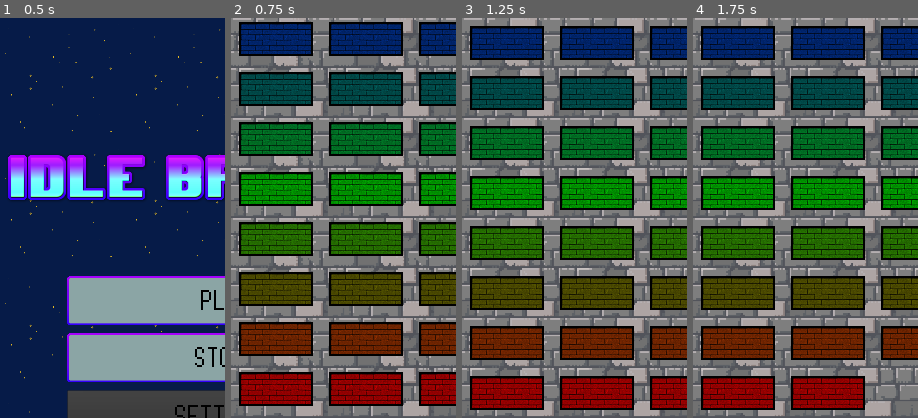
Above: before the commit, frames 1-4 (left to right).
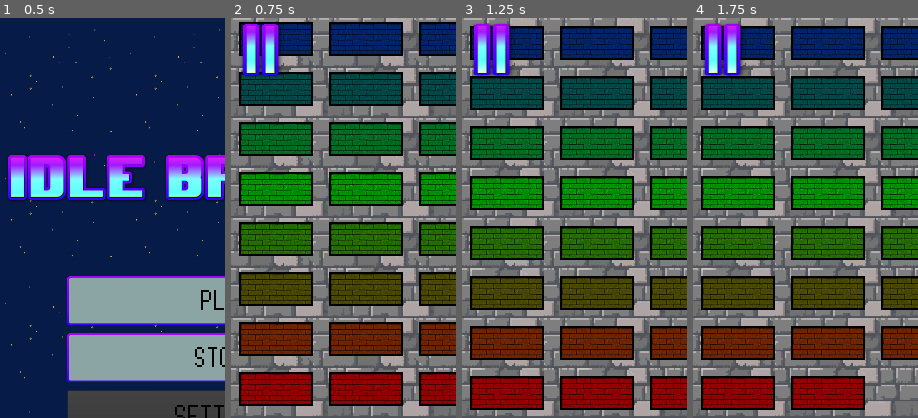
Above: after the commit, the same moments.

Repository: Thallium204/Breakout
Game: Godot game, scene res://Scenes/Menu.tscn
The game is run twice, just before and just after one commit, with the same random seed, the same clock (stepped at 60 frames per second) and the same inputs. Sound files missing from this copy of the repository are replaced by a short silence.
Inputs (mouse positions are % of the whole screen's width and height, from its top left):
- Up to frame 1 (0.5 s): no input
- Up to frame 2 (0.75 s): click "Play" at 0.5 s
- Up to frame 3 (1.25 s): no input
- Up to frame 4 (1.75 s): move the mouse to (72, 45) at 1.27 s; click (72, 45) at 1.42 s
The pictures show only the part of the screen within x 0-50%, y 0-50%; the shares and areas given below are measured in that part.

Frame 1 is identical in both runs. In frame 2, 2.1% of the frame differs, in the area x 4-23%, y 1-15%; in frame 3, 2.1%; in frame 4, 2.1%.

Commit message:
started implementing pause mechanic

Diff:
--- a/Scenes/Game.tscn
+++ b/Scenes/Game.tscn
@@ -9,12 +9,446 @@
 [ext_resource path="res://Scripts/popupGameOver.gd" type="Script" id=7]
 [ext_resource path="res://Scenes/contScores.tscn" type="PackedScene" id=8]
 [ext_resource path="res://Themes/themeMenu.tres" type="Theme" id=9]
+[ext_resource path="res://Assets/Images/pause.png" type="Texture" id=10]
+[ext_resource path="res://Fonts/voxilent.ttf" type="DynamicFontData" id=11]
+[ext_resource path="res://Scripts/popupPaused.gd" type="Script" id=12]
+[ext_resource path="res://Themes/resButton.tres" type="StyleBox" id=13]
 
 [sub_resource type="RectangleShape2D" id=1]
 extents = Vector2( 540, 1 )
 
 [sub_resource type="RectangleShape2D" id=2]
 extents = Vector2( 1, 960 )
+
+[sub_resource type="DynamicFont" id=3]
+size = 60
+font_data = ExtResource( 11 )
+
+[sub_resource type="DynamicFont" id=5]
+size = 50
+font_data = ExtResource( 11 )
+
+[sub_resource type="Theme" id=4]
+default_font = SubResource( 5 )
+Button/colors/font_color = Color( 0, 0, 0, 1 )
+Button/colors/font_color_disabled = Color( 0, 0, 0, 1 )
+Button/colors/font_color_hover = Color( 0, 0, 0, 1 )
+Button/colors/font_color_pressed = Color( 0, 0, 0, 1 )
+Button/constants/hseparation = 2
+Button/fonts/font = null
+Button/styles/disabled = null
+Button/styles/focus = null
+Button/styles/hover = ExtResource( 13 )
+Button/styles/normal = ExtResource( 13 )
+Button/styles/pressed = null
+CheckBox/colors/font_color = Color( 0, 0, 0, 1 )
+CheckBox/colors/font_color_disabled = Color( 0, 0, 0, 1 )
+CheckBox/colors/font_color_hover = Color( 0, 0, 0, 1 )
+CheckBox/colors/font_color_hover_pressed = Color( 0, 0, 0, 1 )
+CheckBox/colors/font_color_pressed = Color( 0, 0, 0, 1 )
+CheckBox/constants/check_vadjust = 0
+CheckBox/constants/hseparation = 4
+CheckBox/fonts/font = null
+CheckBox/icons/checked = null
+CheckBox/icons/radio_checked = null
+CheckBox/icons/radio_unchecked = null
+CheckBox/icons/unchecked = null
+CheckBox/styles/disabled = null
+CheckBox/styles/focus = null
+CheckBox/styles/hover = null
+CheckBox/styles/hover_pressed = null
+CheckBox/styles/normal = null
+CheckBox/styles/pressed = null
+CheckButton/colors/font_color = Color( 0, 0, 0, 1 )
+CheckButton/colors/font_color_disabled = Color( 0, 0, 0, 1 )
+CheckButton/colors/font_color_hover = Color( 0, 0, 0, 1 )
+CheckButton/colors/font_color_hover_pressed = Color( 0, 0, 0, 1 )
+CheckButton/colors/font_color_pressed = Color( 0, 0, 0, 1 )
+CheckButton/constants/check_vadjust = 0
+CheckButton/constants/hseparation = 4
+CheckButton/fonts/font = null
+CheckButton/icons/off = null
+CheckButton/icons/off_disabled = null
+CheckButton/icons/on = null
+CheckButton/icons/on_disabled = null
+CheckButton/styles/disabled = null
+CheckButton/styles/focus = null
+CheckButton/styles/hover = null
+CheckButton/styles/hover_pressed = null
+CheckButton/styles/normal = null
+CheckButton/styles/pressed = null
+ColorPicker/constants/h_width = 30
+ColorPicker/constants/label_width = 10
+ColorPicker/constants/margin = 4
+ColorPicker/constants/sv_height = 256
+ColorPicker/constants/sv_width = 256
+ColorPicker/icons/add_preset = null
+ColorPicker/icons/color_hue = null
+ColorPicker/icons/color_sample = null
+ColorPicker/icons/overbright_indicator = null
+ColorPicker/icons/preset_bg = null
+ColorPicker/icons/screen_picker = null
+ColorPickerButton/colors/font_color = Color( 0, 0, 0, 1 )
+ColorPickerButton/colors/font_color_disabled = Color( 0, 0, 0, 1 )
+ColorPickerButton/colors/font_color_hover = Color( 0, 0, 0, 1 )
+ColorPickerButton/colors/font_color_pressed = Color( 0, 0, 0, 1 )
+ColorPickerButton/constants/hseparation = 2
+ColorPickerButton/fonts/font = null
+ColorPickerButton/icons/bg = null
+ColorPickerButton/styles/disabled = null
+ColorPickerButton/styles/focus = null
+ColorPickerButton/styles/hover = null
+ColorPickerButton/styles/normal = null
+ColorPickerButton/styles/pressed = null
+Dialogs/constants/button_margin = 32
+Dialogs/constants/margin = 8
+FileDialog/colors/file_icon_modulate = Color( 0, 0, 0, 1 )
+FileDialog/colors/files_disabled = Color( 0, 0, 0, 1 )
+FileDialog/colors/folder_icon_modulate = Color( 0, 0, 0, 1 )
+FileDialog/icons/file = null
+FileDialog/icons/folder = null
+FileDialog/icons/parent_folder = null
+FileDialog/icons/reload = null
+FileDialog/icons/toggle_hidden = null
+Fonts/fonts/large = null
+Fonts/fonts/normal = null
+GraphEdit/colors/activity = Color( 0, 0, 0, 1 )
+GraphEdit/colors/grid_major = Color( 0, 0, 0, 1 )
+GraphEdit/colors/grid_minor = Color( 0, 0, 0, 1 )
+GraphEdit/colors/selection_fill = Color( 0, 0, 0, 1 )
+GraphEdit/colors/selection_stroke = Color( 0, 0, 0, 1 )
+GraphEdit/constants/bezier_len_neg = 160
+GraphEdit/constants/bezier_len_pos = 80
+GraphEdit/constants/port_grab_distance_horizontal = 48
+GraphEdit/constants/port_grab_distance_vertical = 6
+GraphEdit/icons/minus = null
+GraphEdit/icons/more = null
+GraphEdit/icons/reset = null
+GraphEdit/icons/snap = null
+GraphEdit/styles/bg = null
+GraphNode/colors/close_color = Color( 0, 0, 0, 1 )
+GraphNode/colors/resizer_color = Color( 0, 0, 0, 1 )
+GraphNode/colors/title_color = Color( 0, 0, 0, 1 )
+GraphNode/constants/close_offset = 18
+GraphNode/constants/port_offset = 3
+GraphNode/constants/separation = 1
+GraphNode/constants/title_offset = 20
+GraphNode/fonts/title_font = null
+GraphNode/icons/close = null
+GraphNode/icons/port = null
+GraphNode/icons/resizer = null
+GraphNode/styles/breakpoint = null
+GraphNode/styles/comment = null
+GraphNode/styles/commentfocus = null
+GraphNode/styles/defaultfocus = null
+GraphNode/styles/defaultframe = null
+GraphNode/styles/frame = null
+GraphNode/styles/position = null
+GraphNode/styles/selectedframe = null
+GridContainer/constants/hseparation = 4
+GridContainer/constants/vseparation = 4
+HBoxContainer/constants/separation = 4
+HScrollBar/icons/decrement = null
+HScrollBar/icons/decrement_highlight = null
+HScrollBar/icons/increment = null
+HScrollBar/icons/increment_highlight = null
+HScrollBar/styles/grabber = null
+HScrollBar/styles/grabber_highlight = null
+HScrollBar/styles/grabber_pressed = null
+HScrollBar/styles/scroll = null
+HScrollBar/styles/scroll_focus = null
+HSeparator/constants/separation = 4
+HSeparator/styles/separator = null
+HSlider/icons/grabber = null
+HSlider/icons/grabber_disabled = null
+HSlider/icons/grabber_highlight = null
+HSlider/icons/tick = null
+HSlider/styles/grabber_area = null
+HSlider/styles/grabber_area_highlight = null
+HSlider/styles/slider = null
+HSplitContainer/constants/autohide = 1
+HSplitContainer/constants/separation = 12
+HSplitContainer/icons/grabber = null
+HSplitContainer/styles/bg = null
+Icons/icons/close = null
+ItemList/colors/font_color = Color( 0, 0, 0, 1 )
+ItemList/colors/font_color_selected = Color( 0, 0, 0, 1 )
+ItemList/colors/guide_color = Color( 0, 0, 0, 1 )
+ItemList/constants/hseparation = 4
+ItemList/constants/icon_margin = 4
+ItemList/constants/line_separation = 2
+ItemList/constants/vseparation = 2
+ItemList/fonts/font = null
+ItemList/styles/bg = null
+ItemList/styles/bg_focus = null
+ItemList/styles/cursor = null
+ItemList/styles/cursor_unfocused = null
+ItemList/styles/selected = null
+ItemList/styles/selected_focus = null
+Label/colors/font_color = Color( 0, 0, 0, 1 )
+Label/colors/font_color_shadow = Color( 0, 0, 0, 1 )
+Label/colors/font_outline_modulate = Color( 0, 0, 0, 1 )
+Label/constants/line_spacing = 3
+Label/constants/shadow_as_outline = 0
+Label/constants/shadow_offset_x = 1
+Label/constants/shadow_offset_y = 1
+Label/fonts/font = SubResource( 3 )
+Label/styles/normal = null
+LineEdit/colors/clear_button_color = Color( 0, 0, 0, 1 )
+LineEdit/colors/clear_button_color_pressed = Color( 0, 0, 0, 1 )
+LineEdit/colors/cursor_color = Color( 0, 0, 0, 1 )
+LineEdit/colors/font_color = Color( 0, 0, 0, 1 )
+LineEdit/colors/font_color_selected = Color( 0, 0, 0, 1 )
+LineEdit/colors/font_color_uneditable = Color( 0, 0, 0, 1 )
+LineEdit/colors/selection_color = Color( 0, 0, 0, 1 )
+LineEdit/constants/minimum_spaces = 12
+LineEdit/fonts/font = null
+LineEdit/icons/clear = null
+LineEdit/styles/focus = null
+LineEdit/styles/normal = null
+LineEdit/styles/read_only = null
+LinkButton/colors/font_color = Color( 0, 0, 0, 1 )
+LinkButton/colors/font_color_hover = Color( 0, 0, 0, 1 )
+LinkButton/colors/font_color_pressed = Color( 0, 0, 0, 1 )
+LinkButton/constants/underline_spacing = 2
+LinkButton/fonts/font = null
+LinkButton/styles/focus = null
+MarginContainer/constants/margin_bottom = 0
+MarginContainer/constants/margin_left = 0
+MarginContainer/constants/margin_right = 0
+MarginContainer/constants/margin_top = 0
+MenuButton/colors/font_color = Color( 0, 0, 0, 1 )
+MenuButton/colors/font_color_disabled = Color( 0, 0, 0, 1 )
+MenuButton/colors/font_color_hover = Color( 0, 0, 0, 1 )
+MenuButton/colors/font_color_pressed = Color( 0, 0, 0, 1 )
+MenuButton/constants/hseparation = 3
+MenuButton/fonts/font = null
+MenuButton/styles/disabled = null
+MenuButton/styles/focus = null
+MenuButton/styles/hover = null
+MenuButton/styles/normal = null
+MenuButton/styles/pressed = null
+OptionButton/colors/font_color = Color( 0, 0, 0, 1 )
+OptionButton/colors/font_color_disabled = Color( 0, 0, 0, 1 )
+OptionButton/colors/font_color_hover = Color( 0, 0, 0, 1 )
+OptionButton/colors/font_color_pressed = Color( 0, 0, 0, 1 )
+OptionButton/constants/arrow_margin = 2
+OptionButton/constants/hseparation = 2
+OptionButton/fonts/font = null
+OptionButton/icons/arrow = null
+OptionButton/styles/disabled = null
+OptionButton/styles/focus = null
+OptionButton/styles/hover = null
+OptionButton/styles/normal = null
+OptionButton/styles/pressed = null
+Panel/styles/panel = null
+PanelContainer/styles/panel = null
+PopupDialog/styles/panel = ExtResource( 13 )
+PopupMenu/colors/font_color = Color( 0, 0, 0, 1 )
+PopupMenu/colors/font_color_accel = Color( 0, 0, 0, 1 )
+PopupMenu/colors/font_color_disabled = Color( 0, 0, 0, 1 )
+PopupMenu/colors/font_color_hover = Color( 0, 0, 0, 1 )
+PopupMenu/constants/hseparation = 4
+PopupMenu/constants/vseparation = 4
+PopupMenu/fonts/font = null
+PopupMenu/icons/checked = null
+PopupMenu/icons/radio_checked = null
+PopupMenu/icons/radio_unchecked = null
+PopupMenu/icons/submenu = null
+PopupMenu/icons/unchecked = null
+PopupMenu/styles/hover = null
+PopupMenu/styles/labeled_separator_left = null
+PopupMenu/styles/labeled_separator_right = null
+PopupMenu/styles/panel = null
+PopupMenu/styles/panel_disabled = null
+PopupMenu/styles/separator = null
+PopupPanel/styles/panel = null
+ProgressBar/colors/font_color = Color( 0, 0, 0, 1 )
+ProgressBar/colors/font_color_shadow = Color( 0, 0, 0, 1 )
+ProgressBar/fonts/font = null
+ProgressBar/styles/bg = null
+ProgressBar/styles/fg = null
+RichTextLabel/colors/default_color = Color( 0, 0, 0, 1 )
+RichTextLabel/colors/font_color_selected = Color( 0, 0, 0, 1 )
+RichTextLabel/colors/font_color_shadow = Color( 0, 0, 0, 1 )
+RichTextLabel/colors/selection_color = Color( 0, 0, 0, 1 )
+RichTextLabel/constants/line_separation = 1
+RichTextLabel/constants/shadow_as_outline = 0
+RichTextLabel/constants/shadow_offset_x = 1
+RichTextLabel/constants/shadow_offset_y = 1
+RichTextLabel/constants/table_hseparation = 3
+RichTextLabel/constants/table_vseparation = 3
+RichTextLabel/fonts/bold_font = null
+RichTextLabel/fonts/bold_italics_font = null
+RichTextLabel/fonts/italics_font = null
+RichTextLabel/fonts/mono_font = null
+RichTextLabel/fonts/normal_font = null
+RichTextLabel/styles/focus = null
+RichTextLabel/styles/normal = null
+ScrollContainer/styles/bg = null
+SpinBox/icons/updown = null
+TabContainer/colors/font_color_bg = Color( 0, 0, 0, 1 )
+TabContainer/colors/font_color_disabled = Color( 0, 0, 0, 1 )
+TabContainer/colors/font_color_fg = Color( 0, 0, 0, 1 )
+TabContainer/constants/hseparation = 4
+TabContainer/constants/label_valign_bg = 2
+TabContainer/constants/label_valign_fg = 0
+TabContainer/constants/side_margin = 8
+TabContainer/constants/top_margin = 24
+TabContainer/fonts/font = null
+TabContainer/icons/decrement = null
+TabContainer/icons/decrement_highlight = null
+TabContainer/icons/increment = null
+TabContainer/icons/increment_highlight = null
+TabContainer/icons/menu = null
+TabContainer/icons/menu_highlight = null
+TabContainer/styles/panel = null
+TabContainer/styles/tab_bg = null
+TabContainer/styles/tab_disabled = null
+TabContainer/styles/tab_fg = null
+Tabs/colors/font_color_bg = Color( 0, 0, 0, 1 )
+Tabs/colors/font_color_disabled = Color( 0, 0, 0, 1 )
+Tabs/colors/font_color_fg = Color( 0, 0, 0, 1 )
+Tabs/constants/hseparation = 4
+Tabs/constants/label_valign_bg = 2
+Tabs/constants/label_valign_fg = 0
+Tabs/constants/top_margin = 24
+Tabs/fonts/font = null
+Tabs/icons/close = null
+Tabs/icons/decrement = null
+Tabs/icons/decrement_highlight = null
+Tabs/icons/increment = null
+Tabs/icons/increment_highlight = null
+Tabs/styles/button = null
+Tabs/styles/button_pressed = null
+Tabs/styles/panel = null
+Tabs/styles/tab_bg = null
+Tabs/styles/tab_disabled = null
+Tabs/styles/tab_fg = null
+TextEdit/colors/background_color = Color( 0, 0, 0, 1 )
+TextEdit/colors/bookmark_color = Color( 0, 0, 0, 1 )
+TextEdit/colors/brace_mismatch_color = Color( 0, 0, 0, 1 )
+TextEdit/colors/breakpoint_color = Color( 0, 0, 0, 1 )
+TextEdit/colors/caret_background_color = Color( 0, 0, 0, 1 )
+TextEdit/colors/caret_color = Color( 0, 0, 0, 1 )
+TextEdit/colors/code_folding_color = Color( 0, 0, 0, 1 )
+TextEdit/colors/completion_background_color = Color( 0, 0, 0, 1 )
+TextEdit/colors/completion_existing_color = Color( 0, 0, 0, 1 )
+TextEdit/colors/completion_font_color = Color( 0, 0, 0, 1 )
+TextEdit/colors/completion_scroll_color = Color( 0, 0, 0, 1 )
+TextEdit/colors/completion_selected_color = Color( 0, 0, 0, 1 )
+TextEdit/colors/current_line_color = Color( 0, 0, 0, 1 )
+TextEdit/colors/executing_line_color = Color( 0, 0, 0, 1 )
+TextEdit/colors/font_color = Color( 0, 0, 0, 1 )
+TextEdit/colors/font_color_readonly = Color( 0, 0, 0, 1 )
+TextEdit/colors/font_color_selected = Color( 0, 0, 0, 1 )
+TextEdit/colors/function_color = Color( 0, 0, 0, 1 )
+TextEdit/colors/line_number_color = Color( 0, 0, 0, 1 )
+TextEdit/colors/mark_color = Color( 0, 0, 0, 1 )
+TextEdit/colors/member_variable_color = Color( 0, 0, 0, 1 )
+TextEdit/colors/number_color = Color( 0, 0, 0, 1 )
+TextEdit/colors/safe_line_number_color = Color( 0, 0, 0, 1 )
+TextEdit/colors/selection_color = Color( 0, 0, 0, 1 )
+TextEdit/colors/symbol_color = Color( 0, 0, 0, 1 )
+TextEdit/colors/word_highlighted_color = Color( 0, 0, 0, 1 )
+TextEdit/constants/completion_lines = 7
+TextEdit/constants/completion_max_width = 50
+TextEdit/constants/completion_scroll_width = 3
+TextEdit/constants/line_spacing = 4
+TextEdit/fonts/font = null
+TextEdit/icons/fold = null
+TextEdit/icons/folded = null
+TextEdit/icons/space = null
+TextEdit/icons/tab = null
+TextEdit/styles/completion = null
+TextEdit/styles/focus = null
+TextEdit/styles/normal = null
+TextEdit/styles/read_only = null
+ToolButton/colors/font_color = Color( 0, 0, 0, 1 )
+ToolButton/colors/font_color_disabled = Color( 0, 0, 0, 1 )
+ToolButton/colors/font_color_hover = Color( 0, 0, 0, 1 )
+ToolButton/colors/font_color_pressed = Color( 0, 0, 0, 1 )
+ToolButton/constants/hseparation = 3
+ToolButton/fonts/font = null
+ToolButton/styles/disabled = null
+ToolButton/styles/focus = null
+ToolButton/styles/hover = null
+ToolButton/styles/normal = null
+ToolButton/styles/pressed = null
+TooltipLabel/colors/font_color = Color( 0, 0, 0, 1 )
+TooltipLabel/colors/font_color_shadow = Color( 0, 0, 0, 1 )
+TooltipLabel/constants/shadow_offset_x = 1
+TooltipLabel/constants/shadow_offset_y = 1
+TooltipLabel/fonts/font = null
+TooltipPanel/styles/panel = null
+Tree/colors/custom_button_font_highlight = Color( 0, 0, 0, 1 )
+Tree/colors/drop_position_color = Color( 0, 0, 0, 1 )
+Tree/colors/font_color = Color( 0, 0, 0, 1 )
+Tree/colors/font_color_selected = Color( 0, 0, 0, 1 )
+Tree/colors/guide_color = Color( 0, 0, 0, 1 )
+Tree/colors/relationship_line_color = Color( 0, 0, 0, 1 )
+Tree/colors/title_button_color = Color( 0, 0, 0, 1 )
+Tree/constants/button_margin = 4
+Tree/constants/draw_guides = 1
+Tree/constants/draw_relationship_lines = 0
+Tree/constants/hseparation = 4
+Tree/constants/item_margin = 12
+Tree/constants/scroll_border = 4
+Tree/constants/scroll_speed = 12
+Tree/constants/vseparation = 4
+Tree/fonts/font = null
+Tree/fonts/title_button_font = null
+Tree/icons/arrow = null
+Tree/icons/arrow_collapsed = null
+Tree/icons/checked = null
+Tree/icons/select_arrow = null
+Tree/icons/unchecked = null
+Tree/icons/updown = null
+Tree/styles/bg = null
+Tree/styles/bg_focus = null
+Tree/styles/button_pressed = null
+Tree/styles/cursor = null
+Tree/styles/cursor_unfocused = null
+Tree/styles/custom_button = null
+Tree/styles/custom_button_hover = null
+Tree/styles/custom_button_pressed = null
+Tree/styles/selected = null
+Tree/styles/selected_focus = null
+Tree/styles/title_button_hover = null
+Tree/styles/title_button_normal = null
+Tree/styles/title_button_pressed = null
+VBoxContainer/constants/separation = 4
+VScrollBar/icons/decrement = null
+VScrollBar/icons/decrement_highlight = null
+VScrollBar/icons/increment = null
+VScrollBar/icons/increment_highlight = null
+VScrollBar/styles/grabber = null
+VScrollBar/styles/grabber_highlight = null
+VScrollBar/styles/grabber_pressed = null
+VScrollBar/styles/scroll = null
+VScrollBar/styles/scroll_focus = null
+VSeparator/constants/separation = 4
+VSeparator/styles/separator = null
+VSlider/icons/grabber = null
+VSlider/icons/grabber_disabled = null
+VSlider/icons/grabber_highlight = null
+VSlider/icons/tick = null
+VSlider/styles/grabber_area = null
+VSlider/styles/grabber_area_highlight = null
+VSlider/styles/slider = null
+VSplitContainer/constants/autohide = 1
+VSplitContainer/constants/separation = 12
+VSplitContainer/icons/grabber = null
+VSplitContainer/styles/bg = null
+WindowDialog/colors/title_color = Color( 0, 0, 0, 1 )
+WindowDialog/constants/close_h_ofs = 18
+WindowDialog/constants/close_v_ofs = 18
+WindowDialog/constants/scaleborder_size = 4
+WindowDialog/constants/title_height = 20
+WindowDialog/fonts/title_font = null
+WindowDialog/icons/close = null
+WindowDialog/icons/close_highlight = null
+WindowDialog/styles/panel = null
 
 [node name="Game" type="Control"]
 anchor_right = 1.0
@@ -143,7 +577,63 @@
 __meta__ = {
 "_edit_use_anchors_": false
 }
+
+[node name="texPauseButton" type="TextureRect" parent="."]
+margin_right = 147.0
+margin_bottom = 154.0
+texture = ExtResource( 10 )
+stretch_mode = 1
+__meta__ = {
+"_edit_use_anchors_": false
+}
+
+[node name="popupPaused" type="Popup" parent="."]
+pause_mode = 2
+anchor_right = 1.0
+anchor_bottom = 1.0
+script = ExtResource( 12 )
+__meta__ = {
+"_edit_use_anchors_": false
+}
+
+[node name="colorPause" type="ColorRect" parent="popupPaused"]
+anchor_right = 1.0
+anchor_bottom = 1.0
+color = Color( 0, 0, 0, 0.431373 )
+__meta__ = {
+"_edit_use_anchors_": false
+}
+
+[node name="labPause" type="Label" parent="popupPaused"]
+anchor_top = 0.1
+anchor_right = 1.0
+anchor_bottom = 0.3
+theme = SubResource( 4 )
+custom_colors/font_color = Color( 1, 1, 1, 1 )
+text = "Paused"
+align = 1
+valign = 1
+__meta__ = {
+"_edit_use_anchors_": false
+}
+
+[node name="labReturn" type="Label" parent="popupPaused"]
+anchor_top = 0.3
+anchor_right = 1.0
+anchor_bottom = 1.0
+custom_colors/font_color = Color( 1, 1, 1, 1 )
+text = "tap screen
+
+to return to
+
+the game"
+align = 1
+valign = 1
+__meta__ = {
+"_edit_use_anchors_": false
+}
 [connection signal="finished" from="sndTheme" to="." method="_on_sndTheme_finished"]
 [connection signal="about_to_show" from="popupGameOver" to="popupGameOver" method="_on_popupGameOver_about_to_show"]
 [connection signal="pressed" from="popupGameOver/contButtons/btnMenu" to="popupGameOver" method="_on_btnMenu_pressed"]
 [connection signal="pressed" from="popupGameOver/contButtons/btnPlayAgain" to="popupGameOver" method="_on_btnPlayAgain_pressed"]
+[connection signal="gui_input" from="texPauseButton" to="." method="_on_texPauseButton_gui_input"]
--- a/Scripts/Game.gd
+++ b/Scripts/Game.gd
@@ -61,3 +61,18 @@
 		colorArray.append(Color(0, 1 - i * incr, 0 + i * incr)) #adds color gradient (green)
 	for i in range(clrNum):
 		colorArray.append(Color(0 + i * incr, 0, 1 - i * incr)) #adds color gradient (blue)
+
+
+
+
+
+
+
+
+
+
+
+func _on_texPauseButton_gui_input(event):
+	if event is InputEventScreenTouch:
+		get_node("popupPaused").popup_centered()
+		get_tree().paused = true
--- a/Scripts/Menu.gd
+++ b/Scripts/Menu.gd
@@ -7,8 +7,5 @@
 func _on_btnPlay_pressed():
 	get_tree().change_scene("res://Scenes/Game.tscn")
 
-
-
-
 func _on_btnStore_pressed():
 	get_tree().change_scene("res://Scenes/Store.tscn")
--- /dev/null
+++ b/Scripts/popupPaused.gd
@@ -0,0 +1 @@
+extends Popup
Binary file added: Assets/Images/pause.png
Not shown, added: Assets/Images/pause.png.import
Not shown: 1 places in Scenes/Game.tscn that only renumber resources
Not shown: 2 places in Themes/themeMenu.tres that only renumber resources
